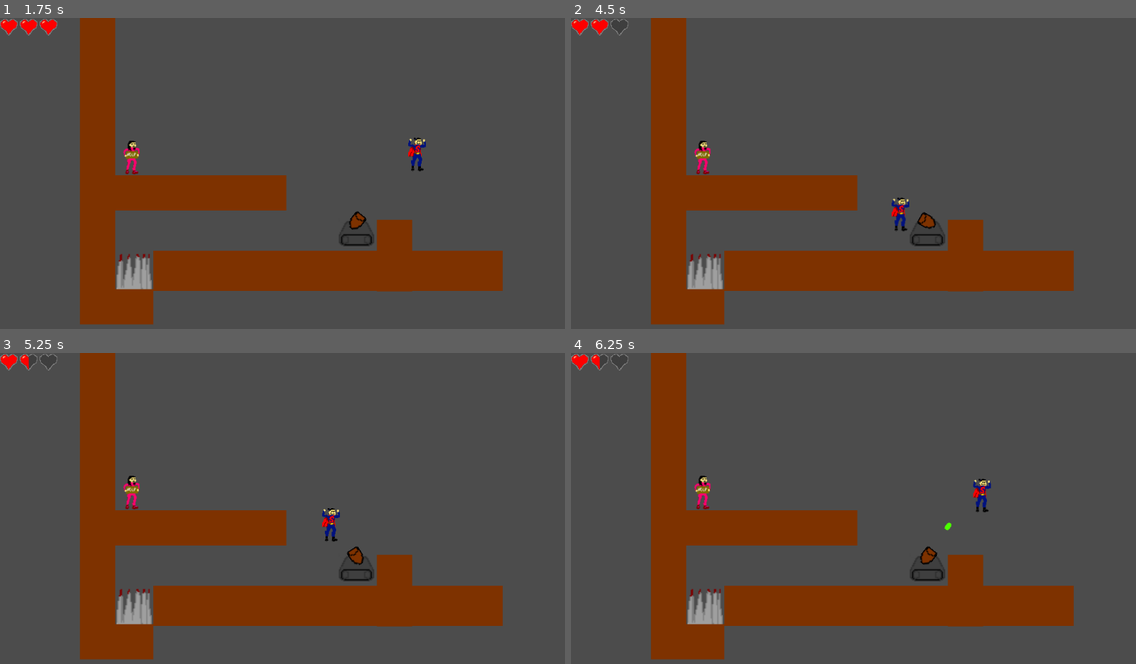
Above: before the commit, frames 1-4 (two rows, left to right).
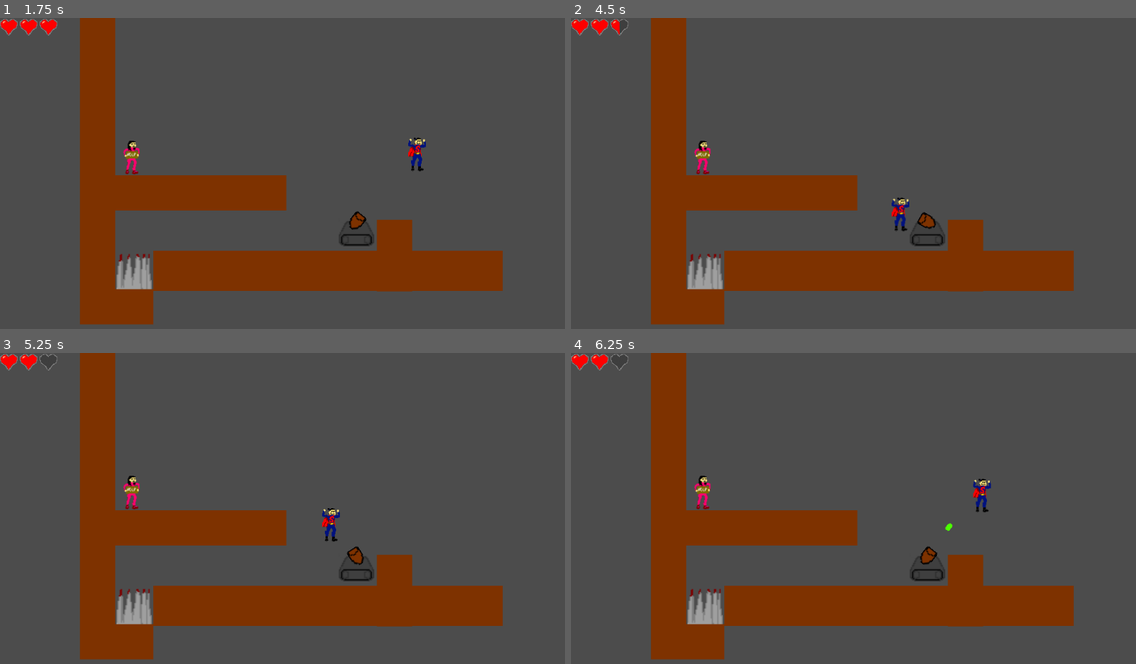
Above: after the commit, the same moments.

Repository: epielemeier/SacrificialSam
Game: Godot game, scene res://Level.tscn
The game is run twice, just before and just after one commit, with the same random seed, the same clock (stepped at 60 frames per second) and the same inputs.
Inputs:
- Up to frame 1 (1.75 s): tap Enter at 0.5 s; hold Z (dash) 0.53-1.28 s; hold Right (ui_right) from 0.53 s (still down); tap Space (ui_select) at 0.77, 1.52 s; tap X (interact) at 1.35 s
- Up to frame 2 (4.5 s): release Right (ui_right) at 2.03 s; hold Z (dash) 2.03-2.78 s; hold Left (ui_left) 2.03-4.28 s; tap X (interact) at 2.85, 4.35 s; tap Space (ui_select) at 3.02, 3.77 s; hold Z (dash) 3.53-4.28 s; hold Right (ui_right) from 4.28 s (still down)
- Up to frame 3 (5.25 s): keep holding Right (ui_right); tap Space (ui_select) at 4.52, 5 s; hold Z (dash) from 5.03 s (still down)
- Up to frame 4 (6.25 s): keep holding Right (ui_right); release Z (dash) at 5.78 s; tap X (interact) at 5.85 s; tap Space (ui_select) at 6.02 s

Frame 1 is identical in both runs. In frame 2, less than 0.1% of the frame differs, in the area x 7-9%, y 0-6%; in frame 3, less than 0.1%; in frame 4, less than 0.1%, in the area x 5-68%, y 0-58%.

Commit message:
Slow down tank when hero moves out of range

Diff:
--- a/Tank.gd
+++ b/Tank.gd
@@ -47,10 +47,13 @@
 		return
 	target = body
 	rotate_head((target.position - position).angle())
+	if $ShootTimer.is_stopped():
+		$ShootTimer.start()
 
 func _on_Visibility_body_exited(body):
 	if body == target:
 		target = null
+		$ShootTimer.stop()
 
 func _on_ShootTimer_timeout():
 	can_shoot = true
--- a/Tank.tscn
+++ b/Tank.tscn
@@ -15,7 +15,7 @@
 custom_solver_bias = 0.0
 extents = Vector2( 10, 10 )
 
-[node name="Tank" type="KinematicBody2D"]
+[node name="Tank" type="KinematicBody2D" index="0"]
 
 input_pickable = false
 collision_layer = 2
@@ -65,6 +65,6 @@
 [node name="ShootTimer" type="Timer" parent="." index="3"]
 
 process_mode = 1
-wait_time = 1.0
+wait_time = 1.5
 one_shot = false
 autostart = false
